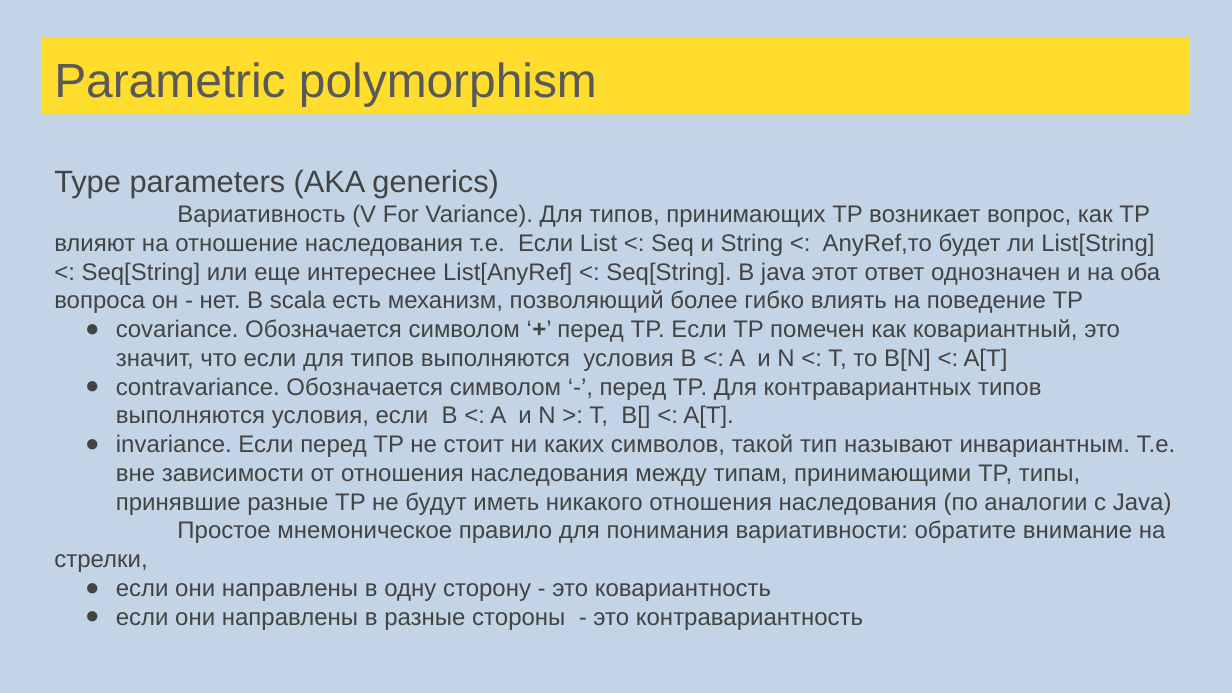
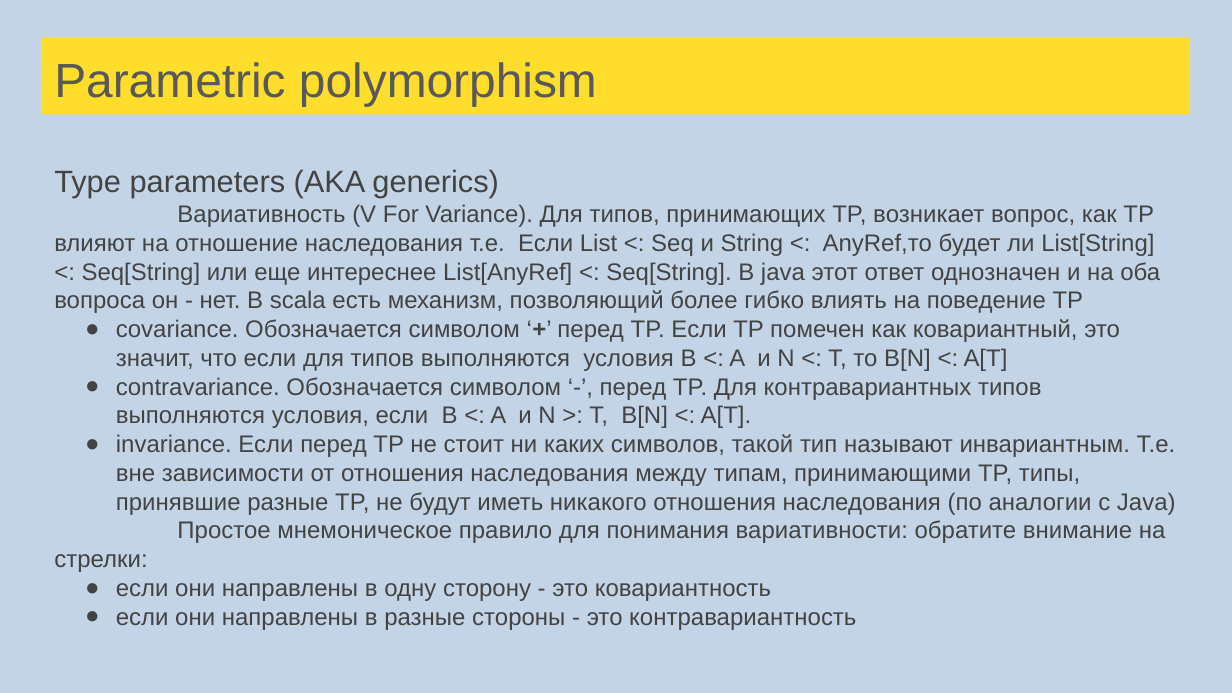
Before and after one commit to sergeypopov83/scala-school, a slide deck: slide 129 of src/main/resources/Лекции Scala для FinTech.pptx. Drawn at 1232x693 pixels with LibreOffice and Linux fonts; fonts in the diff are those of the drawing. Boxes give left, top, right and bottom in pixels: in the first picture for what was removed or moved away, otherwise in the second. Text is boxed around its words. In the diff, an @@ line names an element or a change of style, - is before the commit and + after.

Commit message:
Updated presentations

```diff
--- a/src/main/resources/Лекции Scala для FinTech.pptx
+++ b/src/main/resources/Лекции Scala для FinTech.pptx
@@ text at [54,204,1160,313]: text changed @@
-Вариативность (V For Variance). Для типов, принимающих TP возникает вопрос, как TP влияют на отношение наследования т.е. Если List <: Seq и String <: AnyRef,то будет ли List[String] <: Seq[String] или еще интереснее List[AnyRef] <: Seq[String]. В java этот ответ однозначен и на оба вопроса он - нет. В scala есть механизм, позволяющий более гибко влиять на поведение TP
+Вариативность (V For Variance). Для типов, принимающих TP, возникает вопрос, как TP влияют на отношение наследования т.е. Если List <: Seq и String <: AnyRef,то будет ли List[String] <: Seq[String] или еще интереснее List[AnyRef] <: Seq[String]. В java этот ответ однозначен и на оба вопроса он - нет. В scala есть механизм, позволяющий более гибко влиять на поведение TP
@@ text at [54,377,1176,572]: text changed @@
-● contravariance. Обозначается символом ‘-’, перед TP. Для контравариантных типов выполняются условия, если B <: A и N >: T, B[] <: A[T].
-● invariance. Если перед TP не стоит ни каких символов, такой тип называют инвариантным. Т.е. вне зависимости от отношения наследования между типам, принимающими TP, типы, принявшие разные TP не будут иметь никакого отношения наследования (по аналогии с Java)
-Простое мнемоническое правило для понимания вариативности: обратите внимание на стрелки,
+● contravariance. Обозначается символом ‘-’, перед TP. Для контравариантных типов выполняются условия, если B <: A и N >: T, B[N] <: A[T].
+● invariance. Если перед TP не стоит ни каких символов, такой тип называют инвариантным. Т.е. вне зависимости от отношения наследования между типам, принимающими TP, типы, принявшие разные TP, не будут иметь никакого отношения наследования (по аналогии с Java)
+Простое мнемоническое правило для понимания вариативности: обратите внимание на стрелки:
```
Also in this commit, not shown: 35 other slides changed, 16 slides added, 1 slide removed, 1 other file.
